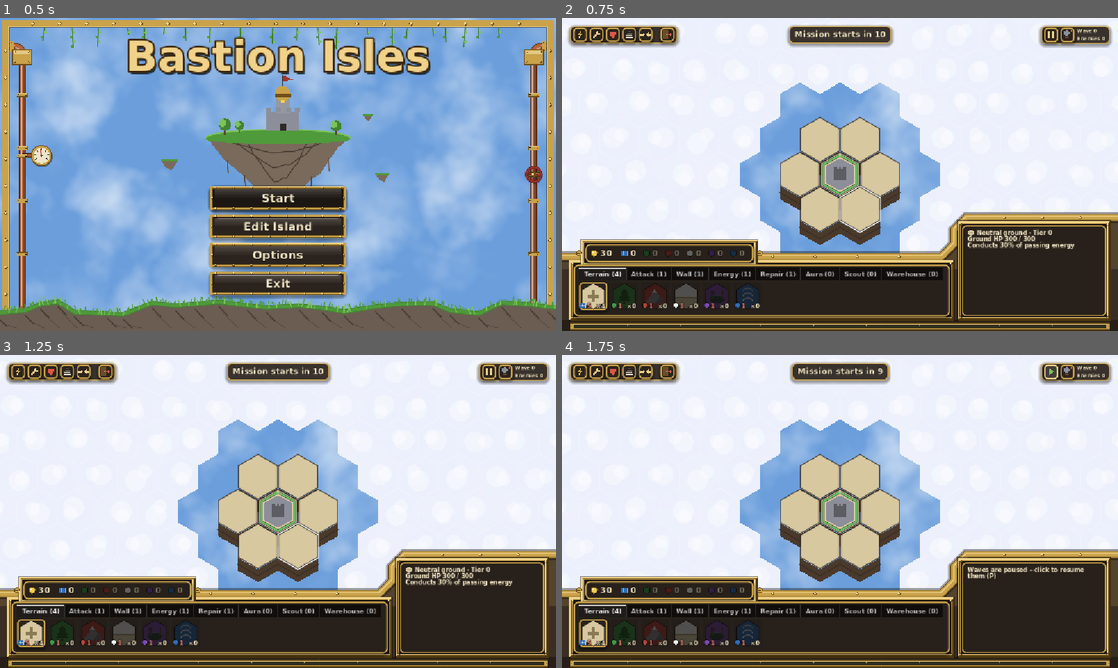
Above: before the commit, frames 1-4 (two rows, left to right).
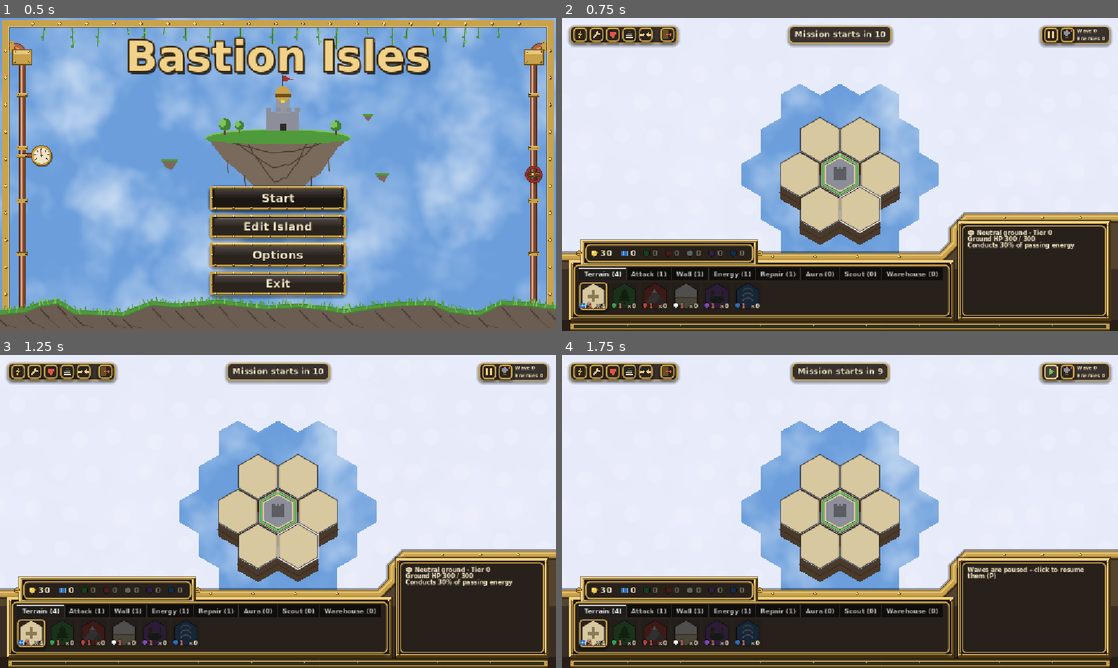
Above: after the commit, the same moments.

Repository: PfeiferSebastian/bastion-isles
Game: Godot game, scene res://scenes/ui/main_menu.tscn
Two runs of this game, one before a commit and one after it. Both use one fixed random seed, a clock stepped at 60 frames per second and the inputs below.
Inputs (mouse positions are in pixels of both pictures, inside the frame that each line leads up to):
- Up to frame 1 (0.5 s): no input
- Up to frame 2 (0.75 s): click "Start" at 0.5 s
- Up to frame 3 (1.25 s): no input
- Up to frame 4 (1.75 s): click (1051, 370) at 1.27 s

Frame 1 is identical in both runs. In frame 2, 0.3% of the frame differs, in the area x 32-68%, y 20-76%; in frame 3, 0.3%; in frame 4, 0.3%.

Commit message:
Add defeat penalty, purchase refunds and a seamless fog
- Losing the HQ ends the mission and costs half of gold, blueprints
  and faction resources; the mission bar offers only Leave
- Right click or Esc refunds an item bought from a slot but not placed
- Fog levels are drawn as soft cloud banks without a hex grid

Co-Authored-By: Claude Opus 5.5 <noreply@anthropic.com>

Diff:
--- a/scripts/combat/combat.gd
+++ b/scripts/combat/combat.gd
@@ -35,12 +35,17 @@
 signal item_found(text: String)
 ## The mission goal is reached: no more enemies spawn and the player may leave.
 signal mission_completed
+## The HQ fell: the mission is lost and half of all resources with it (`lost`, see
+## Island.lose_resources).
+signal mission_failed(lost: Dictionary)
 
 var waves_enabled := true
 var kills := 0
 ## Seconds until the mission starts (enemies spawn only after that).
 var mission_countdown := 0.0
 var mission_done := false
+## The HQ was destroyed: the mission is lost.
+var defeated := false
 ## Rounds proceeded past the first (0 = the first round).
 var mission_round := 0
 var _base_kill_goal := 0
@@ -84,12 +89,13 @@
 func _process(delta: float) -> void:
 	if mission_countdown > 0.0:
 		mission_countdown = maxf(mission_countdown - delta, 0.0)
-	elif waves_enabled and not mission_done:
+	elif waves_enabled and not mission_done and not defeated:
 		_wave_timer -= delta
 		if enemies().is_empty():
 			_wave_timer = minf(_wave_timer, wave_gap_when_clear)
 		if _wave_timer <= 0.0:
 			spawn_wave()
+	_check_defeat()
 	_beams.clear()
 	_beam_colors.clear()
 	for enemy in enemies():
@@ -220,7 +226,7 @@
 ## Spawns one enemy of `kind` (random mix if empty) on a ring around the island; none once
 ## the mission is done.
 func spawn_enemy(kind: StringName = &"", factor := 1.0, at: Variant = null, speed_factor := -1.0) -> Enemy:
-	if mission_done or enemies().size() >= max_enemies:
+	if mission_done or defeated or enemies().size() >= max_enemies:
 		return null
 	var enemy := Enemy.new()
 	enemy.setup(kind if kind != &"" else EnemyDefs.pick_random(), factor, speed_factor)
@@ -313,6 +319,23 @@
 		mission_completed.emit()
 
 
+## Ends the mission as lost once the HQ has no HP left: the enemies leave, towers stop
+## gaining experience and half of all resources are lost.
+func _check_defeat() -> void:
+	if defeated or mission_done:
+		return
+	var hq := _view.island.get_tile(Island.HQ_COORD)
+	if hq == null or hq.hp > 0.0:
+		return
+	defeated = true
+	_view.island.gains_xp = false
+	_clear_sky()
+	if not _wave_log.is_empty():
+		_wave_log.result = "defeat"
+	finish_wave_log()
+	mission_failed.emit(_view.island.lose_resources())
+
+
 ## Mission won: the remaining enemies vanish in a puff (no loot) and all shots in flight go.
 func _clear_sky() -> void:
 	for enemy in enemies():
--- a/scripts/fog/fog_layer.gd
+++ b/scripts/fog/fog_layer.gd
@@ -3,13 +3,17 @@
 ## Draws the fog of war as clouds over the sky and enemies, and ticks the fog model.
 ## Thick fog: dense clouds hide everything. Grey fog: light clouds with dark shadows where
 ## enemies are. V toggles the fog (debug).
+## Each fog level is drawn opaque into its own CanvasGroup, which then fades the whole group
+## at once: overlapping hexes and puffs blend into one cloud bank without a visible grid.
 
 @export var island_view_path: NodePath
 @export var combat_path: NodePath
 
-const THICK_COLOR := Color(0.94, 0.95, 0.99, 0.97)
-const GREY_COLOR := Color(0.82, 0.86, 0.94, 0.82)
-const PUFF_COLOR := Color(1, 1, 1, 0.35)
+const THICK_COLOR := Color(0.92, 0.93, 0.98)
+const THICK_ALPHA := 0.97
+const GREY_COLOR := Color(0.82, 0.86, 0.94)
+const GREY_ALPHA := 0.82
+const PUFF_COLOR := Color(1, 1, 1)
 const SHADOW_COLOR := Color(0.12, 0.12, 0.2, 0.5)
 
 var fog: FogOfWar
@@ -18,6 +22,9 @@
 var _view: IslandView
 var _combat: Combat
 var _hex: PackedVector2Array
+var _thick := Node2D.new()
+var _grey := Node2D.new()
+var _shadows := Node2D.new()
 
 
 func _ready() -> void:
@@ -25,15 +32,24 @@
 	_combat = get_node(combat_path)
 	fog = FogOfWar.new(_view.island)
 	_combat.fog = fog
-	var corners := HexMath.corners(_view.hex_size * 1.03)
-	_hex = corners
+	_hex = HexMath.corners(_view.hex_size * 1.08)
+	for layer in [[_thick, THICK_ALPHA, FogOfWar.Level.THICK, THICK_COLOR], [_grey, GREY_ALPHA, FogOfWar.Level.GREY, GREY_COLOR]]:
+		var group := CanvasGroup.new()
+		group.self_modulate = Color(1, 1, 1, layer[1])
+		group.add_child(layer[0])
+		add_child(group)
+		layer[0].draw.connect(_draw_level.bind(layer[0], layer[2], layer[3]))
+	_shadows.draw.connect(_draw_shadows)
+	add_child(_shadows)
 
 
 func _process(delta: float) -> void:
 	if not enabled:
 		return
 	fog.tick(delta)
-	queue_redraw()
+	_thick.queue_redraw()
+	_grey.queue_redraw()
+	_shadows.queue_redraw()
 
 
 func _unhandled_key_input(event: InputEvent) -> void:
@@ -44,26 +60,27 @@
 		visible = enabled
 
 
-func _draw() -> void:
-	var shadows: Array[Vector2] = []
-	for enemy in _combat.enemies():
-		if fog.level_at(_view.world_to_hex(enemy.global_position)) == FogOfWar.Level.GREY:
-			shadows.append(to_local(enemy.global_position))
+## One fog level, opaque (its CanvasGroup fades it): a hex per cell plus a few cloud puffs
+## that spill over the edges so the bank looks round, not tiled.
+func _draw_level(canvas: Node2D, level: FogOfWar.Level, color: Color) -> void:
+	var size := _view.hex_size
 	for cell in fog.cells():
-		var level := fog.level_at(cell)
-		if level == FogOfWar.Level.OPEN:
+		if fog.level_at(cell) != level:
 			continue
 		var center := to_local(_view.hex_center_world(cell))
 		var points := PackedVector2Array()
 		for p in _hex:
 			points.append(center + p)
-		draw_colored_polygon(points, THICK_COLOR if level == FogOfWar.Level.THICK else GREY_COLOR)
-		# A couple of puffs per hex so it reads as clouds, not tiles.
+		canvas.draw_colored_polygon(points, color)
 		var h := absi(cell.x * 73856093 ^ cell.y * 19349663)
-		var size := _view.hex_size
-		draw_circle(center + Vector2((h % 7 - 3) * 4.0, (h % 5 - 2) * 4.0), size * 0.45, PUFF_COLOR)
-		draw_circle(center + Vector2(((h / 7) % 7 - 3) * 5.0, ((h / 5) % 5 - 2) * 5.0), size * 0.3, PUFF_COLOR)
-	for shadow in shadows:
-		draw_set_transform(shadow, 0.0, Vector2(1.0, 0.6))
-		draw_circle(Vector2.ZERO, 14.0, SHADOW_COLOR)
-		draw_set_transform(Vector2.ZERO)
+		canvas.draw_circle(center + Vector2((h % 7 - 3) * 4.0, (h % 5 - 2) * 4.0), size * 0.7, color)
+		canvas.draw_circle(center + Vector2(((h / 7) % 7 - 3) * 5.0, ((h / 5) % 5 - 2) * 5.0), size * 0.35, color.lerp(PUFF_COLOR, 0.15))
+
+
+## Dark shadows of enemies under grey fog.
+func _draw_shadows() -> void:
+	for enemy in _combat.enemies():
+		if fog.level_at(_view.world_to_hex(enemy.global_position)) == FogOfWar.Level.GREY:
+			_shadows.draw_set_transform(to_local(enemy.global_position), 0.0, Vector2(1.0, 0.6))
+			_shadows.draw_circle(Vector2.ZERO, 14.0, SHADOW_COLOR)
+	_shadows.draw_set_transform(Vector2.ZERO)
--- a/scripts/island/island.gd
+++ b/scripts/island/island.gd
@@ -874,6 +874,45 @@
 		return false
 	treasury.inventory.add(item)
 	return true
+
+
+## Undoes a purchase that wasn't placed: takes `item` back out of the inventory and refunds
+## `price` (from price_of at the time of buying).
+func refund(item: Dictionary, price: Dictionary) -> void:
+	if price.is_empty() or not treasury.inventory.take(item):
+		return
+	if price.currency == CURRENCY_BLUEPRINTS:
+		treasury.blueprints += price.amount
+		var kind := String(purchase_kind(item))
+		var at := unsaved_towers.rfind(kind)
+		if at >= 0:
+			unsaved_towers.remove_at(at)
+		if persist_blueprints:
+			IslandSave.save_blueprints(self)
+	else:
+		treasury.resources[price.currency] = treasury.resources.get(price.currency, 0) + price.amount
+	treasury.changed.emit()
+
+
+## Share of gold, blueprints and faction resources lost when the HQ falls.
+const DEFEAT_LOSS := 0.5
+
+
+## The HQ fell: loses DEFEAT_LOSS of gold, blueprints and every faction resource (rounded up)
+## and returns what was lost: {gold, blueprints, resources = {Biome.Type: amount}}.
+func lose_resources() -> Dictionary:
+	var lost := {gold = ceili(treasury.gold * DEFEAT_LOSS), blueprints = ceili(treasury.blueprints * DEFEAT_LOSS), resources = {}}
+	treasury.gold -= lost.gold
+	treasury.blueprints -= lost.blueprints
+	for biome in treasury.resources:
+		var amount := ceili(treasury.resources[biome] * DEFEAT_LOSS)
+		treasury.resources[biome] -= amount
+		if amount > 0:
+			lost.resources[biome] = amount
+	treasury.changed.emit()
+	if persist_blueprints:
+		IslandSave.save_blueprints(self)
+	return lost
 
 
 ## Adds a found blueprint (saved right away).
--- a/scripts/island/island_view.gd
+++ b/scripts/island/island_view.gd
@@ -58,6 +58,8 @@
 var _hex_points: PackedVector2Array
 var _font: Font
 var _dragging := false
+## A slot purchase not placed yet: {item, price} (see note_purchase), or {}.
+var _pending_purchase: Dictionary = {}
 var _drag_start := Vector2.ZERO
 
 const DRAG_THRESHOLD := 10.0
@@ -184,6 +186,7 @@
 					inventory.add(Inventory.stone_item(tile.biome))
 				inventory.take(item)
 				island.set_biome(coord, item.biome)
+	_pending_purchase = {}
 	return true
 
 
@@ -217,9 +220,19 @@
 	held = item
 
 
+## Drops the held item. If it was bought by pressing its slot and not placed yet, the
+## purchase is undone (item back, price refunded).
 func release_hold() -> void:
+	if not _pending_purchase.is_empty() and _pending_purchase.item == held:
+		island.refund(_pending_purchase.item, _pending_purchase.price)
+	_pending_purchase = {}
 	held = {}
 	_dragging = false
+
+
+## Remembers a purchase made by pressing a slot, so cancelling before placing refunds it.
+func note_purchase(item: Dictionary, price: Dictionary) -> void:
+	_pending_purchase = {item = item, price = price}
 
 
 ## Starts dragging `item` from the inventory; releasing over the map places it once.
--- a/scripts/ui/hud.gd
+++ b/scripts/ui/hud.gd
@@ -33,6 +33,7 @@
 		combat = value
 		combat.item_found.connect(notify)
 		combat.mission_completed.connect(func() -> void: notify("Mission complete! No more enemies are coming."))
+		combat.mission_failed.connect(_on_mission_failed)
 
 
 ## Announces level-ups of buildings (every few levels, and when their ground rises a tier).
@@ -273,9 +274,26 @@
 	_mission_panel.position.x = (_root.size.x - _mission_panel.size.x) / 2.0
 
 
+## The HQ fell: says what was lost.
+func _on_mission_failed(lost: Dictionary) -> void:
+	var parts: PackedStringArray = ["%d gold" % lost.gold, "%d blueprints" % lost.blueprints]
+	for biome in lost.resources:
+		parts.append("%d %s" % [lost.resources[biome], Biome.resource_name(biome)])
+	notify("Your bastion has fallen! Lost: " + ", ".join(parts))
+
+
 ## Top centre: countdown before the mission starts, then nothing, then "complete" with Leave
-## and Proceed (a harder next round).
+## and Proceed (a harder next round) – or, if the HQ fell, "fallen" with Leave only.
 func _update_mission() -> void:
+	if combat.defeated:
+		_mission_text.text = "Bastion fallen – half of your resources are lost"
+		_leave.visible = true
+		_leave.set_meta(&"info", "Return to the menu – the island is kept (repaired), lost buildings stay lost")
+		_proceed.visible = false
+		_mission_panel.visible = true
+		_mission_panel.reset_size()
+		_mission_panel.position.x = (_root.size.x - _mission_panel.size.x) / 2.0
+		return
 	_leave.visible = combat.mission_done
 	_proceed.visible = combat.mission_done
 	if combat.mission_done:
--- a/scripts/ui/inventory_bar.gd
+++ b/scripts/ui/inventory_bar.gd
@@ -109,8 +109,14 @@
 	slot.modulate = Color.WHITE if amount > 0 or not price.is_empty() else Color(1, 1, 1, 0.4)
 	slot.disabled = not island.can_get(item)
 	slot.button_down.connect(func() -> void:
-		if view.island.ensure_item(item):
-			view.begin_drag(item))
+		var shop := view.island
+		var paid := shop.price_of(item)
+		var bought := shop.treasury.inventory.count(item) <= 0
+		if shop.ensure_item(item):
+			view.begin_drag(item)
+			# A right click before placing undoes the purchase.
+			if bought:
+				view.note_purchase(item, paid))
 	_slots.add_child(slot)
 
 
--- a/tests/hex_math_test.gd
+++ b/tests/hex_math_test.gd
@@ -218,6 +218,15 @@
 	_check(not shop.ensure_item(Inventory.tower_item(&"repair", 5)), "levelled towers can't be bought")
 	_check(shop.ensure_item(Inventory.tower_item(&"aura")), "an aura in stock needs no purchase")
 	_check(not shop.can_get(Inventory.stone_item(Biome.Type.FOREST)), "biome stones can't be bought")
+	# Defeat: half of gold, blueprints and faction resources are lost (rounded up).
+	var loser := Island.create_starter(1)
+	loser.treasury.gold = 101
+	loser.treasury.blueprints = 5
+	loser.treasury.add_resource(Biome.Type.FOREST, 4)
+	var lost := loser.lose_resources()
+	_check(lost.gold == 51 and loser.treasury.gold == 50, "defeat costs half the gold")
+	_check(lost.blueprints == 3 and loser.treasury.blueprints == 2, "defeat costs half the blueprints")
+	_check(lost.resources[Biome.Type.FOREST] == 2 and loser.treasury.resources[Biome.Type.FOREST] == 2, "defeat costs half of every resource")
 	# Analysis counters and the battle log.
 	var track_island := Island.create_starter(1)
 	track_island.place_tower(Vector2i(1, 0), &"attack")
Not shown, changed: docs/GDD.md
